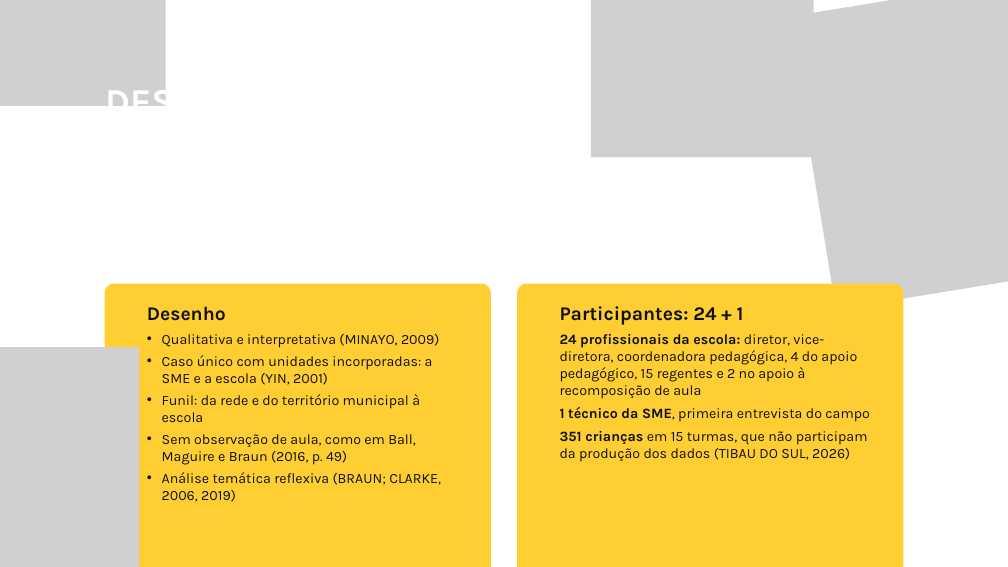
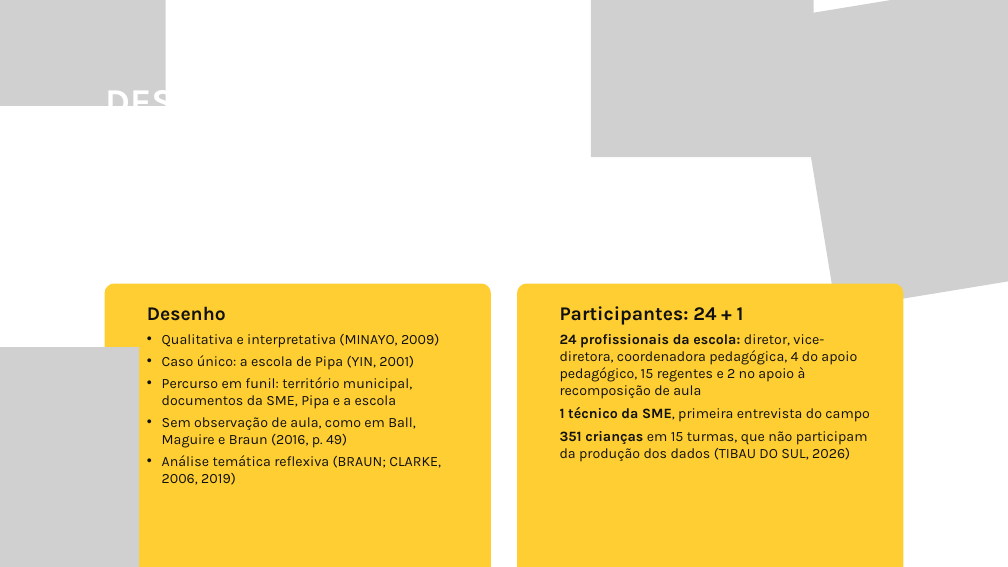
Before and after one commit to yzynya-beep/Tese, a slide deck: slide 16 of apresentacao_qualificacao/Qualificacao_PNED_Pipa.pptx. Drawn at 1008x567 pixels with LibreOffice and Linux fonts; fonts in the diff are those of the drawing; grey boxes stand for pictures; background and template pictures are left out. Boxes give left, top, right and bottom in pixels: in the first picture for what was removed or moved away, otherwise in the second. Text is boxed around its words. In the diff, an @@ line names an element or a change of style, - is before the commit and + after.

```diff
--- a/apresentacao_qualificacao/Qualificacao_PNED_Pipa.pptx
+++ b/apresentacao_qualificacao/Qualificacao_PNED_Pipa.pptx
@@ text at (162, 355, 414, 409): text changed @@
-• Caso único com unidades incorporadas: a SME e a escola (YIN, 2001)
-• Funil: da rede e do território municipal à escola
+• Caso único: a escola de Pipa (YIN, 2001)
+• Percurso em funil: território municipal, documentos da SME, Pipa e a escola
```
Also in this commit, not shown: 6 other slides changed, 3 other files.
